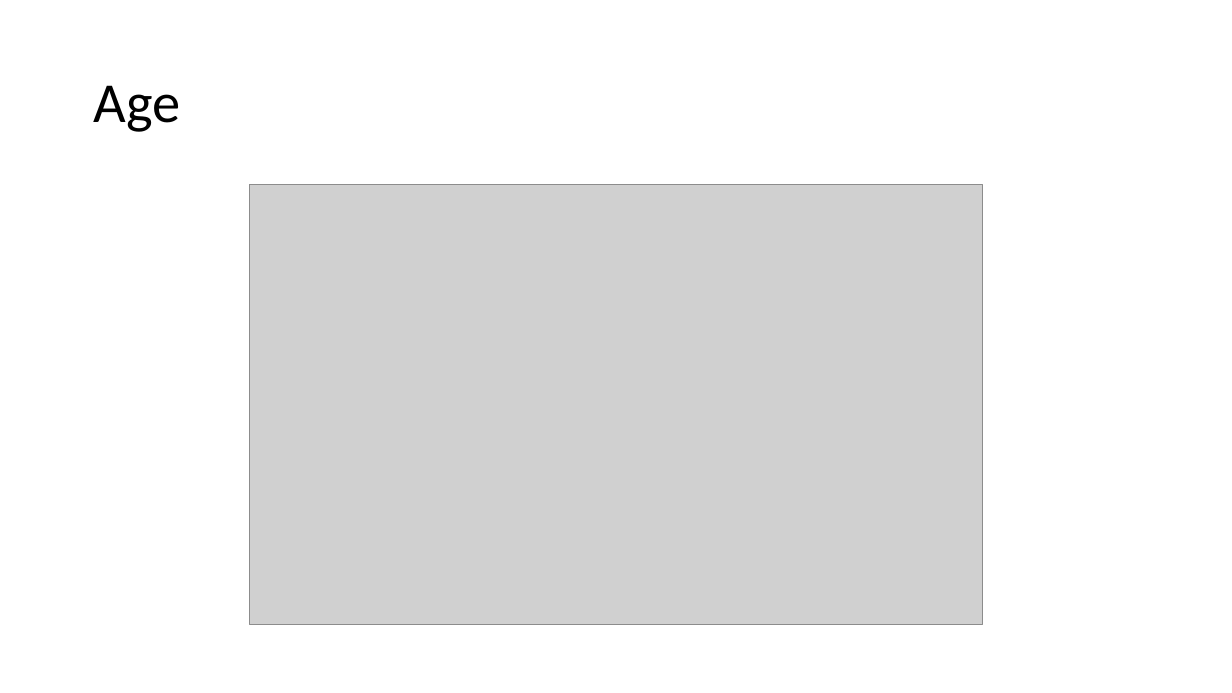
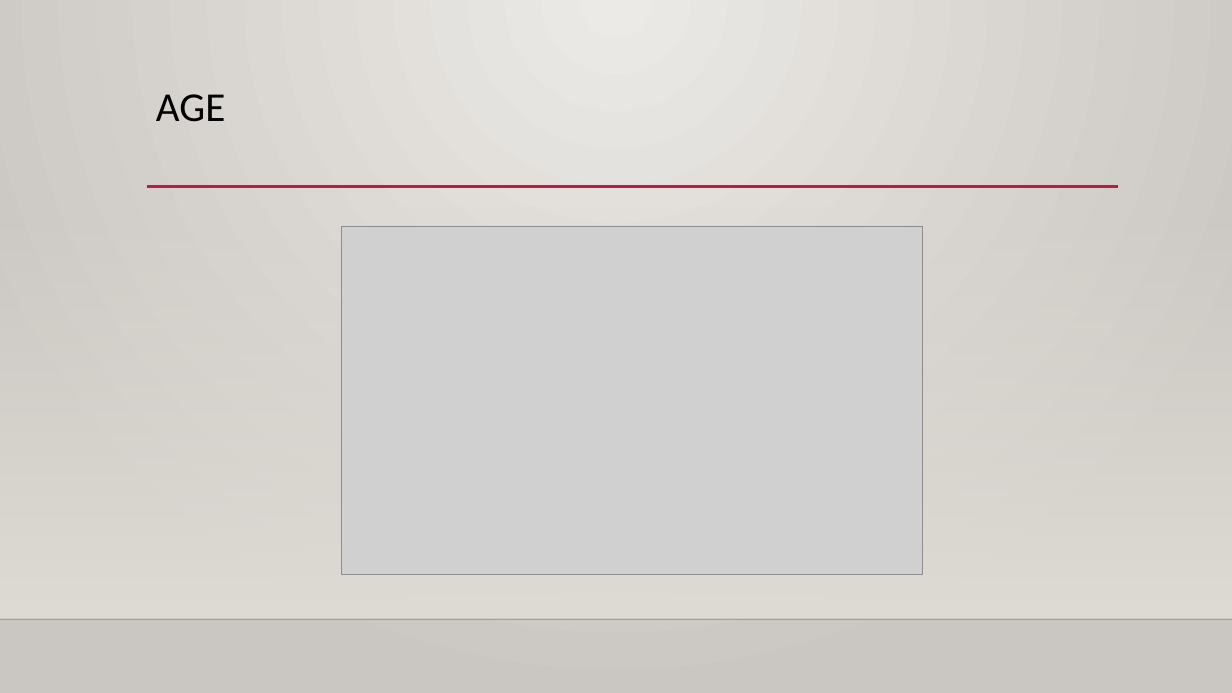
Before and after one commit to CervaRamiGomez/Exploratory_Analysis_of_Dating_Applications, a slide deck: slide 7 of Exploratory Analysis of Dating Applications.pptx. Drawn at 1232x693 pixels with LibreOffice and Linux fonts; fonts in the diff are those of the drawing; grey boxes stand for pictures; background and template pictures are left out. Boxes give left, top, right and bottom in pixels: in the first picture for what was removed or moved away, otherwise in the second. Text is boxed around its words. In the diff, an @@ line names an element or a change of style, - is before the commit and + after.

```diff
--- a/Exploratory Analysis of Dating Applications.pptx
+++ b/Exploratory Analysis of Dating Applications.pptx
@@ background #FFFFFF to gradient #ECEAE7 to #CAC7C1 @@
@@ title "AGE" at [156,94,225,122]: vertical alignment middle to top @@
@@ title at [156,94,225,122]: text changed; size 44 to 32 pt @@
-Age
+AGE
@@ rectangle added at [0,204,1232,619], fill gradient #DFDBD5 @@
@@ line added from (147, 187) to (1118, 187), #B71E42 2.5 pt @@
@@ picture: place and size @@
-picture at [250,185,982,625]
+picture at [341,226,922,575]
@@ line added from (0, 619) to (1232, 619), #000001 1 pt @@
```
Also in this commit, not shown: 14 other slides changed, 5 slides added, 5 slides removed.
